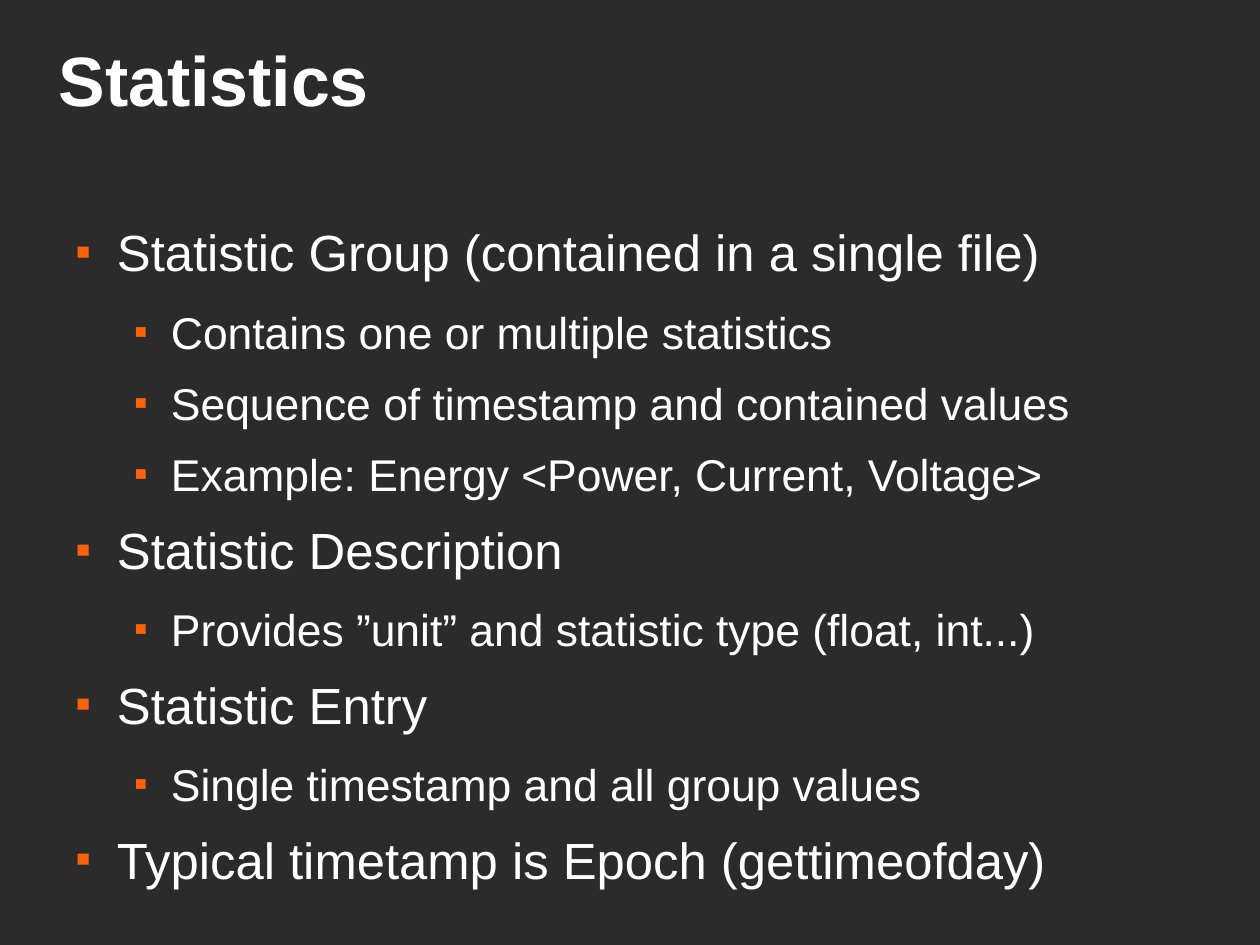
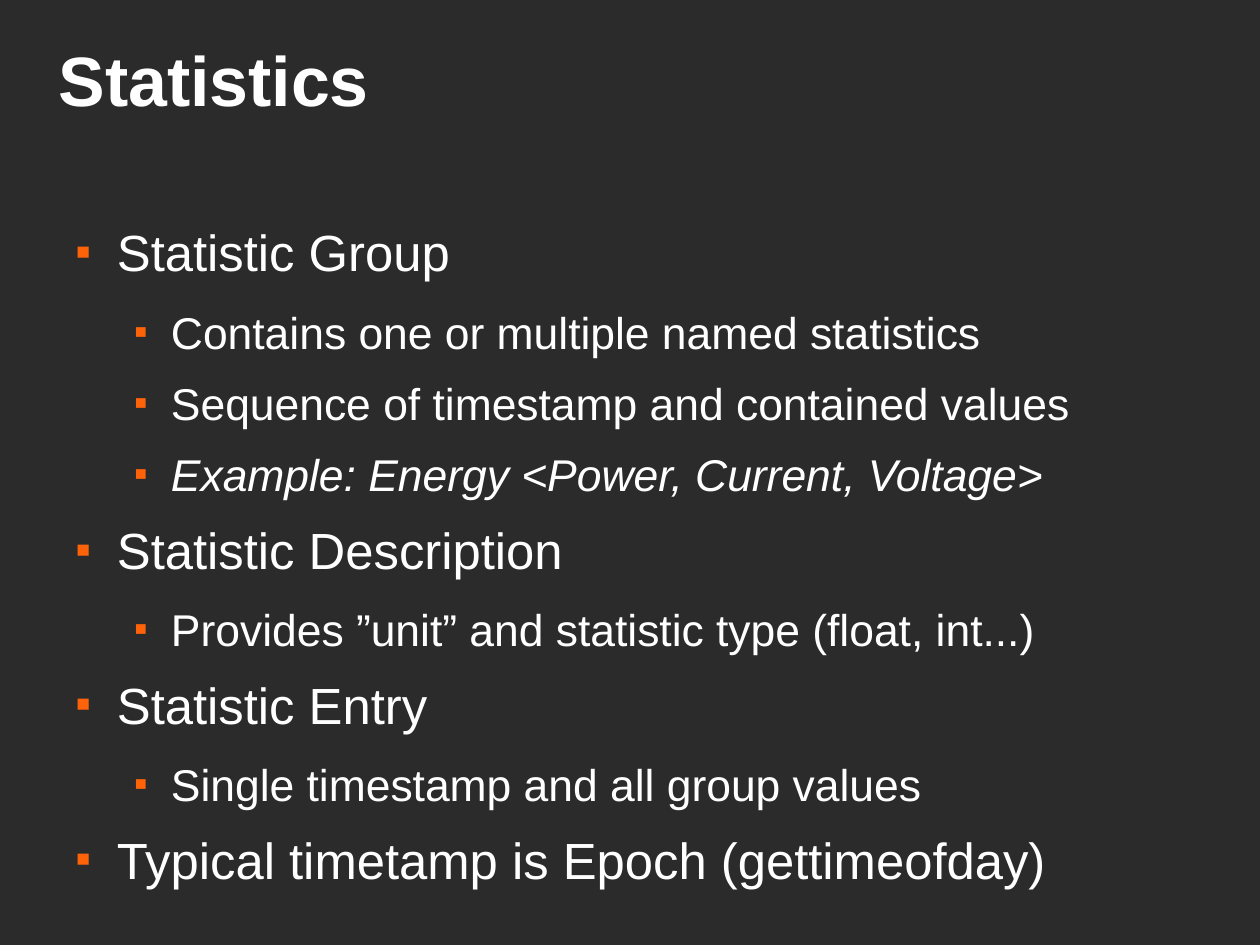
Before and after one commit to JulianKunkel/hdtrace-piosim, a slide deck: slide 8 of PIOsimHD-Doc/Presentations/OngoingWork-04-09/OngoingWork.odp. Drawn at 1260x945 pixels with LibreOffice and Linux fonts; fonts in the diff are those of the drawing; background and template pictures are left out; a plain dark background stands for a picture behind light text. Boxes give left, top, right and bottom in pixels: in the first picture for what was removed or moved away, otherwise in the second. Text is boxed around its words. In the diff, an @@ line names an element or a change of style, - is before the commit and + after.

```diff
--- a/PIOsimHD-Doc/Presentations/OngoingWork-04-09/OngoingWork.odp
+++ b/PIOsimHD-Doc/Presentations/OngoingWork-04-09/OngoingWork.odp
@@ text at (117,234,980,358): text changed; size 32 to 28 pt @@
-■ Statistic Group (contained in a single file)
-  ■ Contains one or multiple statistics
+■ Statistic Group
+  ■ Contains one or multiple named statistics
@@ text at (171,458,1043,501): italic on in "Example: Energy <Power, Current, Voltage>" @@
```
Also in this commit, not shown: 22 other slides changed, 9 slides added, 1 slide removed.
